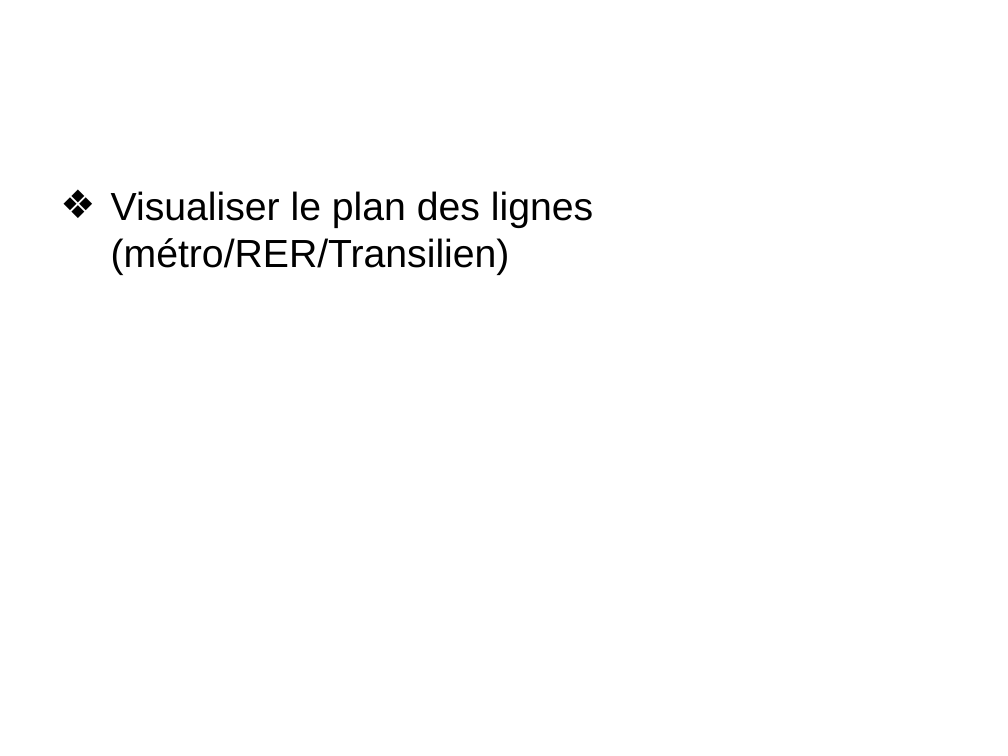
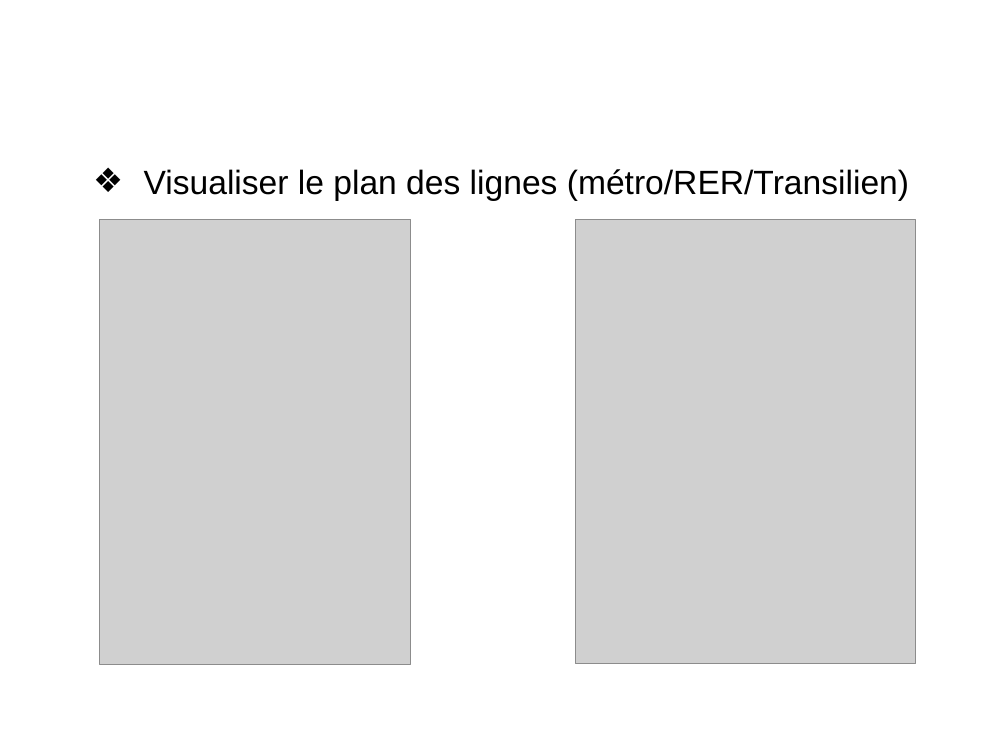
Before and after one commit to axelajv/FirefoxOS-ProjetDLL, a slide deck: slide 5 of PPT Projet-DLL.ppt. Drawn at 1008x756 pixels with LibreOffice and Linux fonts; fonts in the diff are those of the drawing; grey boxes stand for pictures; background and template pictures are left out. Boxes give left, top, right and bottom in pixels: in the first picture for what was removed or moved away, otherwise in the second. Text is boxed around its words. In the diff, an @@ line names an element or a change of style, - is before the commit and + after.

Commit message:
Partie Plan PPT
Ajout de capture d’écran dans le ppt partie fonctionnalité plan

```diff
--- a/PPT Projet-DLL.ppt
+++ b/PPT Projet-DLL.ppt
@@ text "Visualiser le plan des lignes ...": place and size @@
-text "Visualiser le plan des lignes ..." at (111, 191, 593, 275)
+text "Visualiser le plan des lignes ..." at (144, 169, 909, 201)
@@ text "Visualiser le plan des lignes ..." at (144, 169, 909, 201): size 28 to 24 pt; less space between paragraphs @@
@@ picture added at (99, 220, 410, 664) @@
@@ picture added at (576, 220, 916, 664) @@
```
Also in this commit, not shown: 1 other file.
